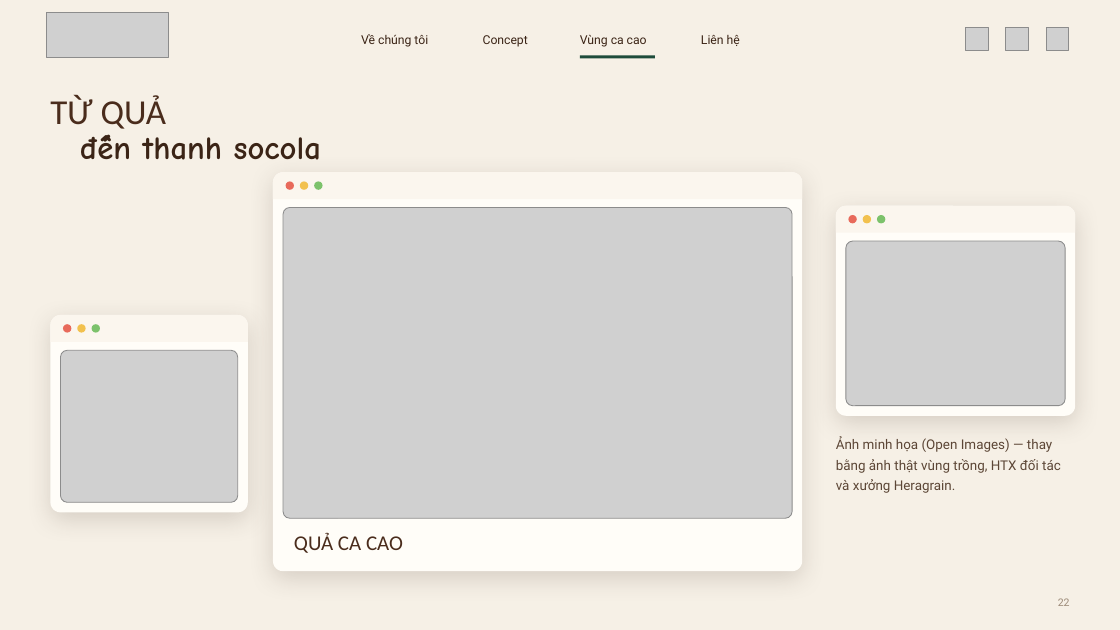
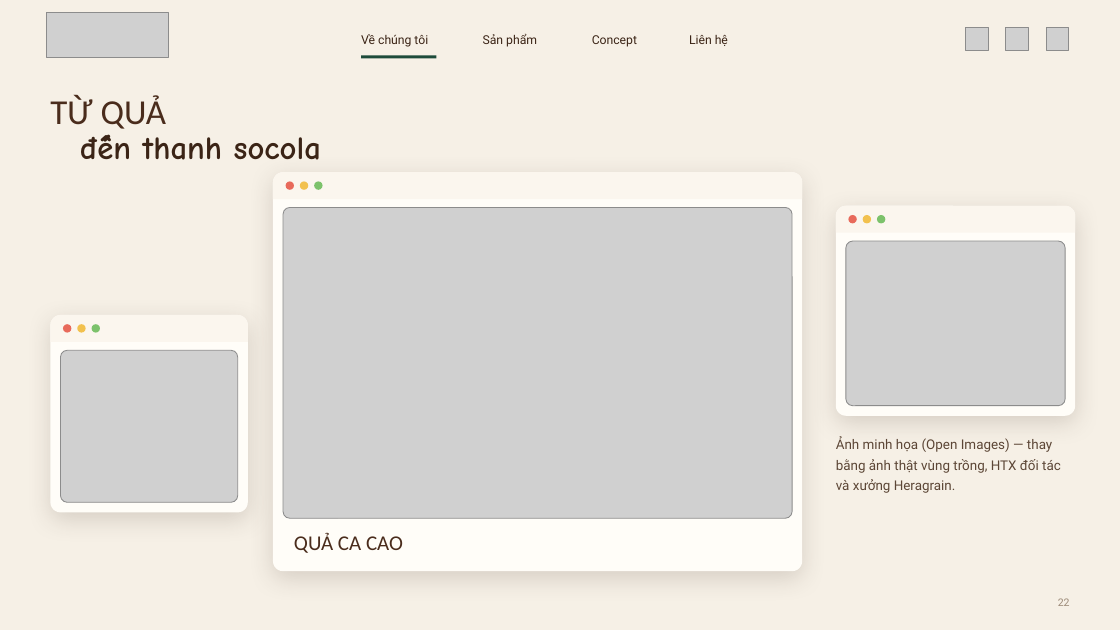
Before and after one commit to dakojsc-maker/ATL--DAKO, a slide deck: slide 22 of heragrain-cacao/1-concept-san-pham/Heragrain-Cacao_5-concept-san-pham.pptx. Drawn at 1120x630 pixels with LibreOffice and Linux fonts; fonts in the diff are those of the drawing; grey boxes stand for pictures; background and template pictures are left out. Boxes give left, top, right and bottom in pixels: in the first picture for what was removed or moved away, otherwise in the second. Text is boxed around its words. In the diff, an @@ line names an element or a change of style, - is before the commit and + after.

```diff
--- a/heragrain-cacao/1-concept-san-pham/Heragrain-Cacao_5-concept-san-pham.pptx
+++ b/heragrain-cacao/1-concept-san-pham/Heragrain-Cacao_5-concept-san-pham.pptx
@@ text "Concept": place and size @@
-text "Concept" at [483, 35, 528, 47]
+text "Concept" at [592, 35, 637, 47]
@@ text "Liên hệ": place and size @@
-text "Liên hệ" at [701, 35, 740, 46]
+text "Liên hệ" at [689, 35, 728, 46]
@@ rectangle: place and size @@
-rectangle at [580, 55, 655, 59]
+rectangle at [361, 55, 437, 59]
@@ text added at [483, 34, 537, 47], 10.5 pt, text #3B2416 @@
+Sản phẩm
@@ text removed at [580, 35, 647, 47] @@
-Vùng ca cao
```
Also in this commit, not shown: 22 other slides changed, 3 slides added, 3 slides removed, 16 other files.
